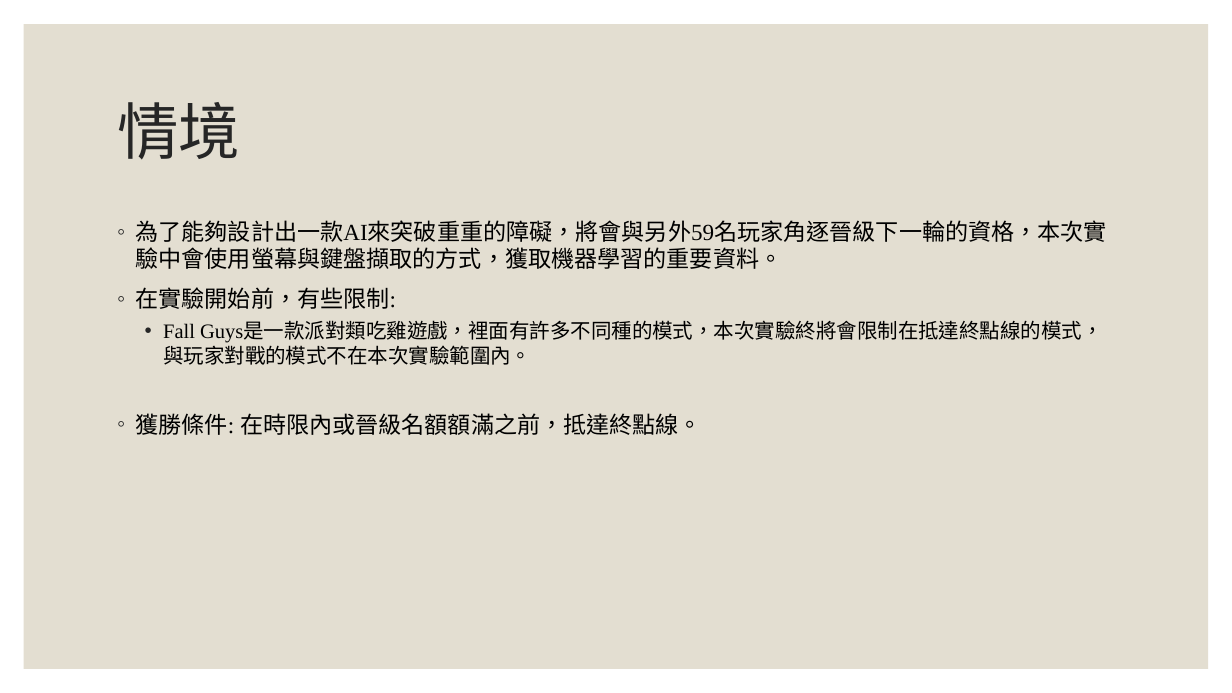
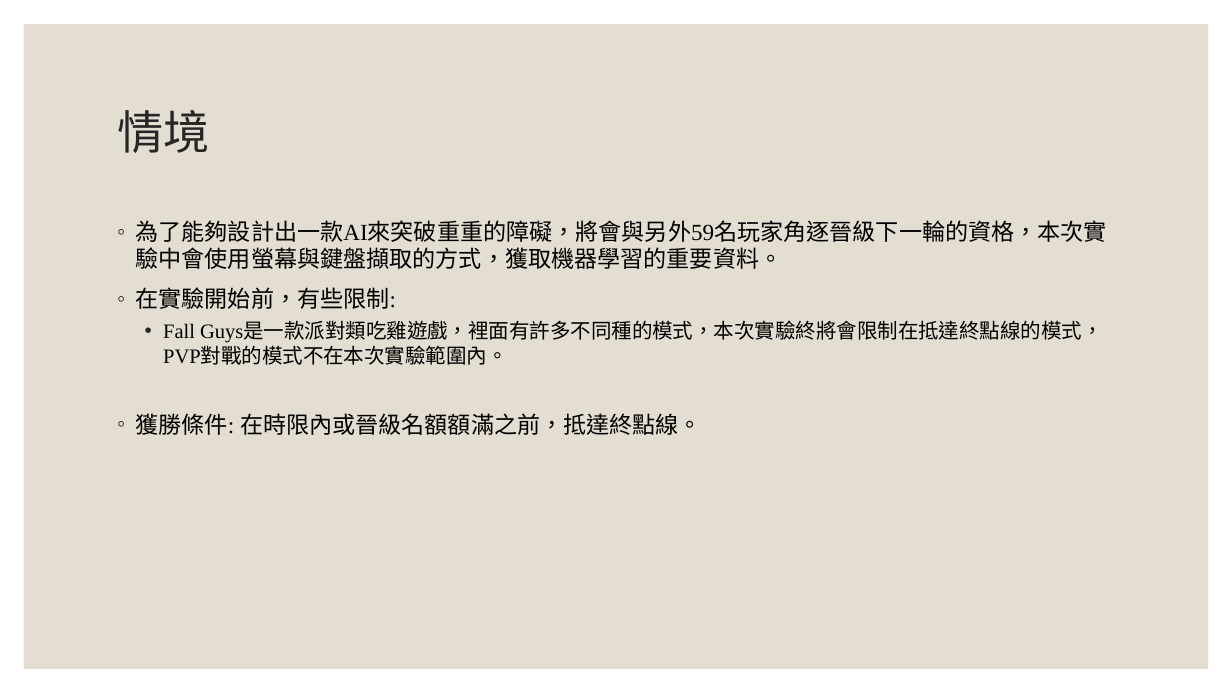
Before and after one commit to San-Zero/ML_homework, a slide deck: slide 2 of Fall-guys-ML.pptx. Drawn at 1232x693 pixels with LibreOffice and Linux fonts; fonts in the diff are those of the drawing. Boxes give left, top, right and bottom in pixels: in the first picture for what was removed or moved away, otherwise in the second. Text is boxed around its words. In the diff, an @@ line names an element or a change of style, - is before the commit and + after.

```diff
--- a/Fall-guys-ML.pptx
+++ b/Fall-guys-ML.pptx
@@ title "情境" at [117, 110, 209, 153]: size 48 to 36 pt @@
@@ text at [163, 323, 1102, 365]: text changed @@
-  • Fall Guys是一款派對類吃雞遊戲，裡面有許多不同種的模式，本次實驗終將會限制在抵達終點線的模式，與玩家對戰的模式不在本次實驗範圍內。
+  • Fall Guys是一款派對類吃雞遊戲，裡面有許多不同種的模式，本次實驗終將會限制在抵達終點線的模式，PVP對戰的模式不在本次實驗範圍內。
```
Also in this commit, not shown: 2 other slides changed, 9 slides added, 3 slides removed.
